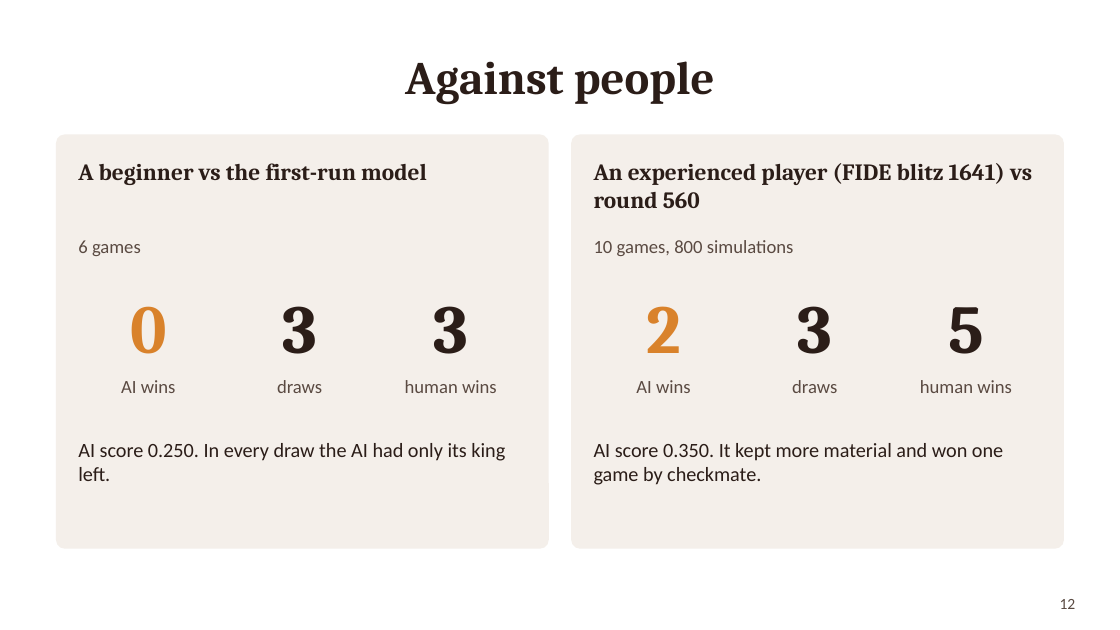
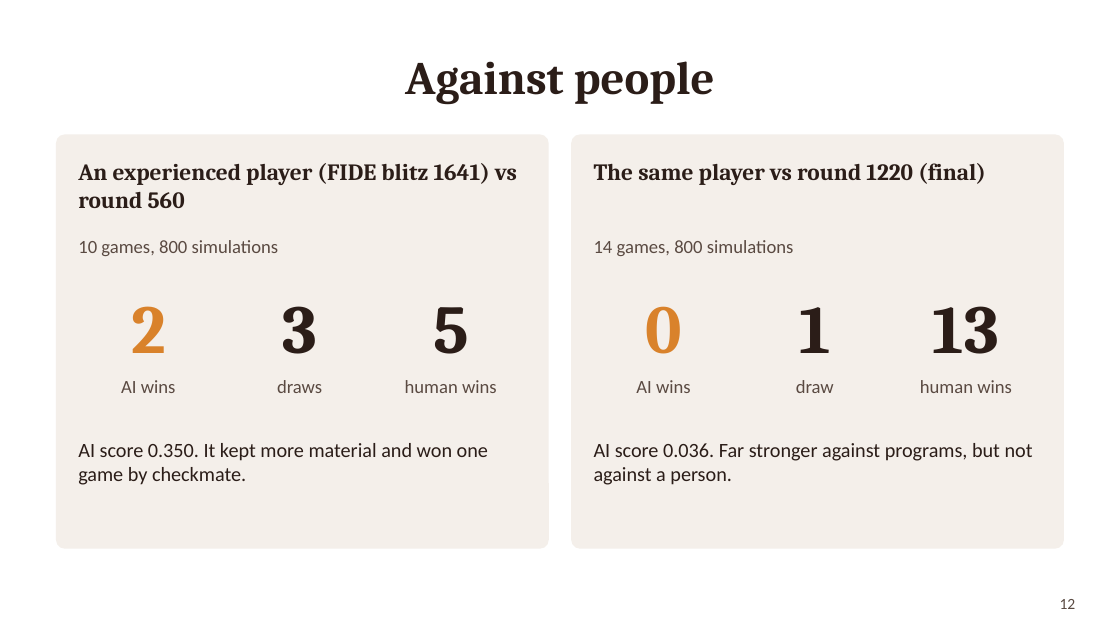
Before and after one commit to f20241463-cmd/CS-F407-chaturanga, a slide deck: slide 12 of report/ChaturangZero_Slides.pptx. Drawn at 1120x630 pixels with LibreOffice and Linux fonts; fonts in the diff are those of the drawing. Boxes give left, top, right and bottom in pixels: in the first picture for what was removed or moved away, otherwise in the second. Text is boxed around its words. In the diff, an @@ line names an element or a change of style, - is before the commit and + after.

```diff
--- a/report/ChaturangZero_Slides.pptx
+++ b/report/ChaturangZero_Slides.pptx
@@ text at [78,163,517,208]: text changed @@
-A beginner vs the first-run model
+An experienced player (FIDE blitz 1641) vs round 560
@@ text at [594,163,986,185]: text changed @@
-An experienced player (FIDE blitz 1641) vs round 560
+The same player vs round 1220 (final)
@@ text at [78,240,279,256]: text changed @@
-6 games
+10 games, 800 simulations
@@ text at [594,240,794,256]: text changed @@
-10 games, 800 simulations
+14 games, 800 simulations
@@ text at [131,306,166,353]: text changed @@
-0
+2
@@ text at [433,307,469,354]: text changed @@
-3
+5
@@ text at [645,306,681,354]: text changed @@
-2
+0
@@ text at [799,307,830,353]: text changed @@
-3
+1
@@ text at [933,306,999,354]: text changed @@
-5
+13
@@ text at [796,380,834,393]: text changed @@
-draws
+draw
@@ text at [78,443,488,485]: text changed @@
-AI score 0.250. In every draw the AI had only its king left.
+AI score 0.350. It kept more material and won one game by checkmate.
@@ text at [594,443,1033,485]: text changed @@
-AI score 0.350. It kept more material and won one game by checkmate.
+AI score 0.036. Far stronger against programs, but not against a person.
```
Also in this commit, not shown: 23 other files.
